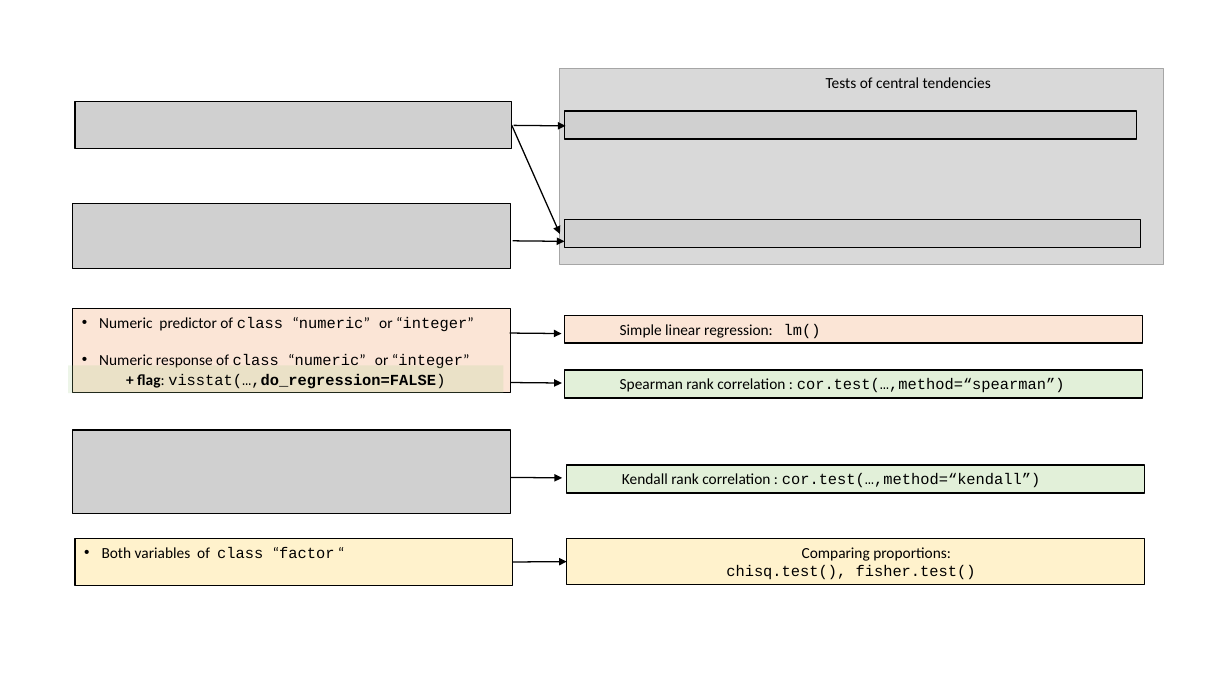
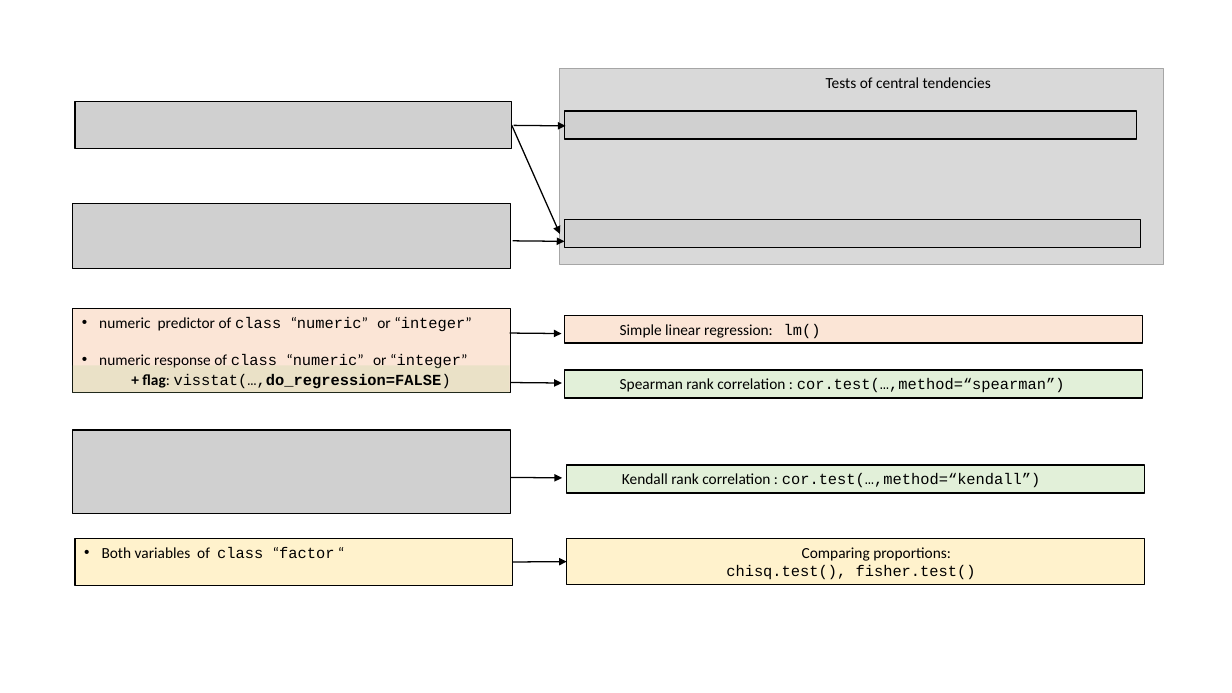
Before and after one commit to shhschilling/visStatistics, a slide deck: slide 2 of vignettes/figures/overview.pptx. Drawn at 1232x693 pixels with LibreOffice and Linux fonts; fonts in the diff are those of the drawing; grey boxes stand for pictures. Boxes give left, top, right and bottom in pixels: in the first picture for what was removed or moved away, otherwise in the second. Text is boxed around its words. In the diff, an @@ line names an element or a change of style, - is before the commit and + after.

```diff
--- a/vignettes/figures/overview.pptx
+++ b/vignettes/figures/overview.pptx
@@ text in rectangle at [99,317,472,368]: text changed @@
-• Numeric predictor of class “numeric” or “integer”
-• Numeric response of class “numeric” or “integer”
+• numeric predictor of class “numeric” or “integer”
+• numeric response of class “numeric” or “integer”
@@ rectangle "+ flag: visstat(…,do_regression=FALSE)": place and size @@
-rectangle "+ flag: visstat(…,do_regression=FALSE)" at [68,365,504,393]
+rectangle "+ flag: visstat(…,do_regression=FALSE)" at [72,365,509,393]
```
Also in this commit, not shown: 2 other slides changed, 18 other files.
